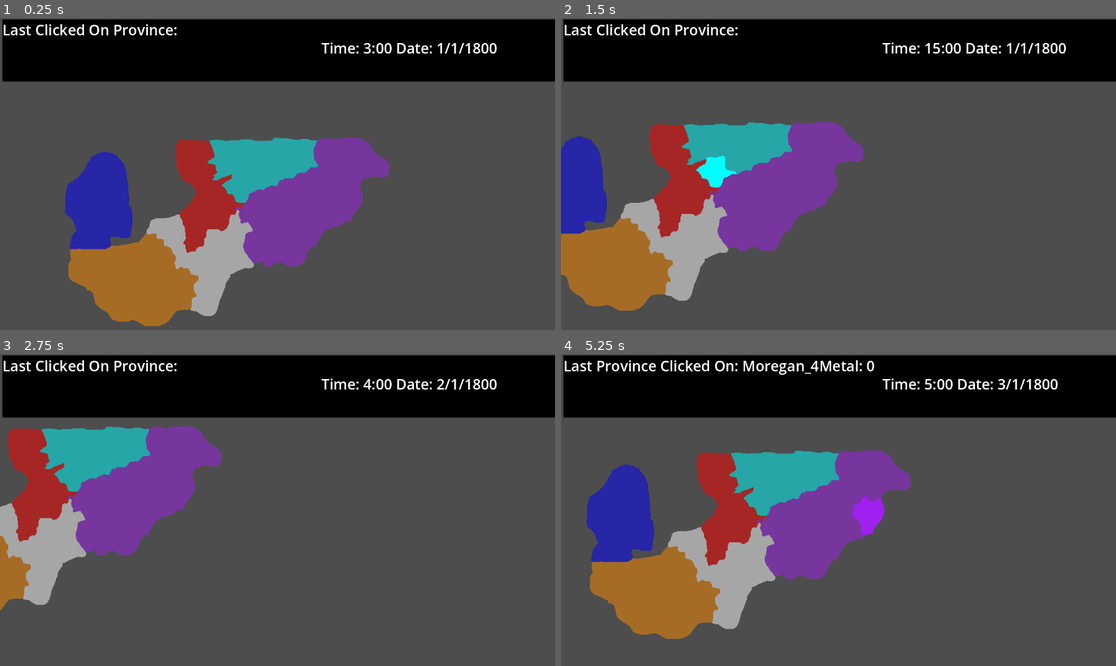
Above: before the commit, frames 1-4 (two rows, left to right).
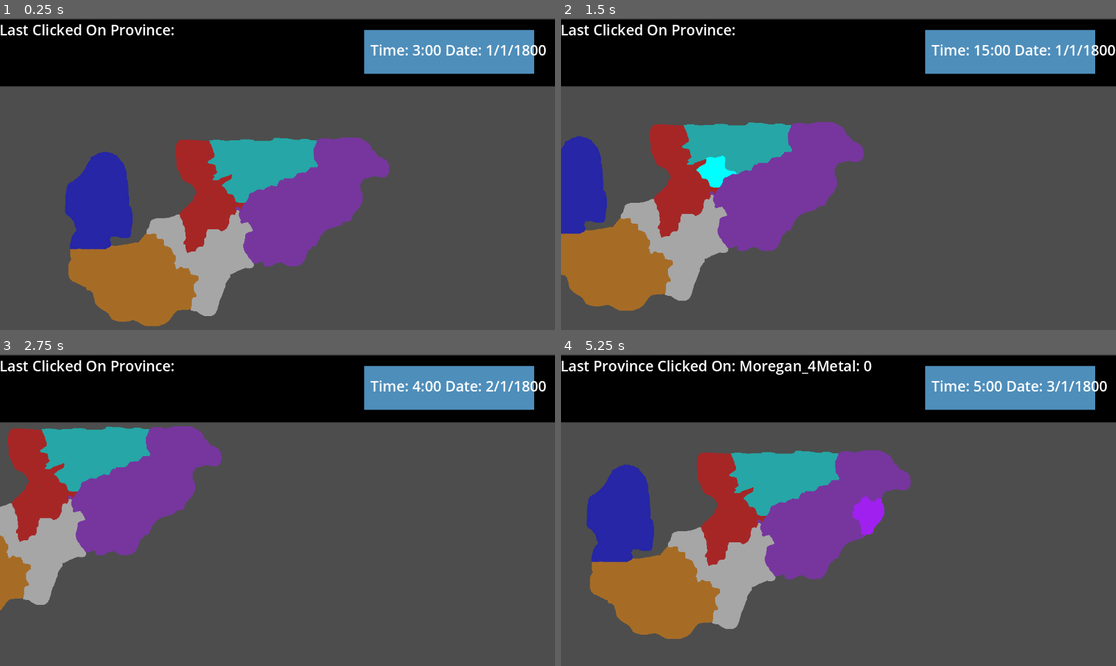
Above: after the commit, the same moments.

Repository: ParkerVetter1/GodotGrandStrategyProject
Game: Godot game, scene res://Scenes/Main.tscn
The game is run twice, just before and just after one commit, with the same random seed, the same clock (stepped at 60 frames per second) and the same inputs.
Inputs (mouse positions are in pixels of both pictures, inside the frame that each line leads up to):
- Up to frame 1 (0.25 s): no input
- Up to frame 2 (1.5 s): move the mouse to (960, 158) at 0.52 s; hold D (MoveRight) 0.53-1.28 s; hold Shift (Shift) 0.53-1.28 s; click (960, 158) at 0.67 s; move the mouse to (727, 189) at 1.27 s; hold S (MoveDown) from 1.28 s (still down); tap Shift (Shift) at 1.35 s
- Up to frame 3 (2.75 s): move the mouse to (333, 441) at 2.02 s; release S (MoveDown) at 2.03 s; hold D (MoveRight) from 2.03 s (still down); hold Shift (Shift) from 2.03 s (still down)
- Up to frame 4 (5.25 s): move the mouse to (810, 572) at 2.77 s; release D (MoveRight) at 2.78 s; release Shift (Shift) at 2.78 s; hold W (MoveUp) 2.78-3.53 s; tap Shift (Shift) at 2.85, 4.35 s; click (810, 572) at 2.92 s; move the mouse to (1005, 556) at 3.52 s; hold Shift (Shift) 3.53-4.28 s; hold A (MoveLeft) 3.53-5.03 s; move the mouse to (672, 463) at 4.27 s; move the mouse to (866, 510) at 5.02 s; hold S (MoveDown) from 5.03 s (still down); hold Shift (Shift) from 5.03 s (still down); click (866, 510) at 5.17 s

The runs differ from the first frame. In frame 1, 7.1% of the frame differs, in the area x 0-100%, y 0-23%; in frame 2, 7.1%; in frame 3, 7.1%; in frame 4, 7.7%.

Commit message:
Update to last commit i added nodes last time now the data is properly stored in an array where each index is its own dictionary of items!

Diff:
--- a/Scenes/Main.tscn
+++ b/Scenes/Main.tscn
@@ -30,7 +30,7 @@
 
 [node name="MainUi" parent="CanvasLayer" instance=ExtResource("5_0227v")]
 unique_name_in_owner = true
-offset_left = 4.0
+offset_left = -1.0
 offset_top = 3.0
 offset_right = 1.0
 offset_bottom = 5.0
--- a/Scenes/MainUI.tscn
+++ b/Scenes/MainUI.tscn
@@ -1,10 +1,13 @@
-[gd_scene load_steps=4 format=3 uid="uid://0vmeeoo6lau4"]
+[gd_scene load_steps=5 format=3 uid="uid://0vmeeoo6lau4"]
 
 [ext_resource type="Script" path="res://Scripts/UIManager.gd" id="1_nf2ua"]
 [ext_resource type="StyleBox" uid="uid://bvhudybkgx0xy" path="res://Layouts/BlackPanel.tres" id="2_uysxf"]
 
 [sub_resource type="LabelSettings" id="LabelSettings_0m8tt"]
 font_size = 30
+
+[sub_resource type="StyleBoxFlat" id="StyleBoxFlat_nkc6b"]
+bg_color = Color(0.305378, 0.557739, 0.731565, 1)
 
 [node name="MainUi" type="Control"]
 layout_mode = 3
@@ -19,13 +22,10 @@
 
 [node name="HeaderUIPanel" type="Panel" parent="."]
 z_index = 8
-layout_mode = 1
-anchors_preset = -1
+layout_mode = 2
 anchor_right = 1.0
-anchor_bottom = 0.199
-offset_left = 0.5
-offset_right = -0.5
-offset_bottom = 0.0479889
+anchor_bottom = 0.215
+offset_bottom = -0.320007
 grow_horizontal = 2
 theme_override_styles/panel = ExtResource("2_uysxf")
 
@@ -39,16 +39,30 @@
 text = "Last Clicked On Province: "
 label_settings = SubResource("LabelSettings_0m8tt")
 
-[node name="TimeAndDate" type="Label" parent="HeaderUIPanel"]
+[node name="Time\'Panel" type="Panel" parent="HeaderUIPanel"]
 layout_mode = 1
 anchors_preset = -1
-anchor_left = 0.576
-anchor_top = 0.295
-anchor_right = 0.899
-anchor_bottom = 0.651
-offset_left = 0.523987
-offset_top = -0.0549965
-offset_right = -0.249023
-offset_bottom = 0.0209961
-text = "Last Clicked On Province: "
+anchor_left = 0.656
+anchor_top = 0.158
+anchor_right = 0.962
+anchor_bottom = 0.813
+offset_left = 0.287964
+offset_top = 0.0379982
+offset_right = -0.224121
+offset_bottom = -0.00700378
+theme_override_styles/panel = SubResource("StyleBoxFlat_nkc6b")
+
+[node name="TimeAndDate" type="Label" parent="HeaderUIPanel/Time\'Panel"]
+layout_mode = 1
+anchors_preset = -1
+anchor_left = 0.037
+anchor_top = 0.22
+anchor_right = 0.986
+anchor_bottom = 0.681
+offset_left = -0.0239849
+offset_top = -0.0200005
+offset_right = -0.0720215
+offset_bottom = 0.0289955
+text = "Time:"
 label_settings = SubResource("LabelSettings_0m8tt")
+max_lines_visible = 1
--- a/Scripts/Main.gd
+++ b/Scripts/Main.gd
@@ -1,6 +1,7 @@
 extends Node2D
 
 @onready var mapImage = %SpriteMap
+@onready var Region_Data_Script = %Region_Data
 
 signal provinceWasClicked
 
@@ -11,8 +12,8 @@
 func _ready() -> void:
 	mapImage.visible = false
 	load_regions()
-	#how to access specific bullshit
-	referenceToAllProvinces[0].resources["Metal"] = 10
+	#load province data into other script
+	Region_Data_Script.createProvinceData()
 
 #the last clickedProvince
 func clickedNode(node):
--- a/Scripts/Province_Area.gd
+++ b/Scripts/Province_Area.gd
@@ -3,13 +3,6 @@
 @onready var province_name = name
 
 signal WasClicked
-
-var resources = {"Wood" : 0
-				,"Stone" : 0
-				,"Metal" : 0
-				,"hasTown" : false
-				,"hasArmy" : false
-				,"Population" : 0}
 
 # Called when the node enters the scene tree for the first time.
 func _ready() -> void:
--- a/Scripts/TickTimeSystem.gd
+++ b/Scripts/TickTimeSystem.gd
@@ -2,27 +2,63 @@
 
 @onready var Main = self.get_parent()
 @onready var timeAndDate = get_parent().find_child("CanvasLayer").get_child(0).get_child(0).find_child("TimeAndDate")
+
+var isprocessed = false
+var provinceReferences
 
 var date = {"Hour" : 1
 			,"Day" : 1
 			,"Month" : 1
 			,"Year" : 1800}
 
+# Need this to be not 1 dictionary but the template of 1 i can copy and assign to each province
+var provinceVariables = {"Wood" : 0
+						,"Stone" : 0
+						,"Metal" : 0
+						,"hasTown" : false
+						,"hasArmy" : false
+						,"Population" : 0
+						,"Owner" : 0
+						,"ProvinceName": " "}
+
 # Called when the node enters the scene tree for the first time.
 func _ready() -> void:
-	var provinceReferences = Main.referenceToAllProvinces
+	provinceReferences = Main.referenceToAllProvinces
 
-var isprocessed = false
 # Called every frame. 'delta' is the elapsed time since the previous frame.
 func _process(delta: float) -> void:
 	if isprocessed:
 		timeAndDate.text = "Time: " + str(date["Hour"])+ ":00 " + "Date: " + str(date["Day"]) + "/" + str(date["Month"]) + "/" + str(date["Year"])
+
+#controls all data in provinces
+########### Province Data ###########
+var allProvincesData = []
+func createProvinceData():
+	for n in range(provinceReferences.size()):
+		# Make a copy of provinceVariables for each province
+		var new_province_data = provinceVariables.duplicate()
+		# Assign province name to the new dictionary
+		new_province_data["ProvinceName"] = provinceReferences[n].name
+		# Append the dictionary to the array
+		allProvincesData.append(new_province_data)
+
+########### Province Data ###########
+
+########### Region Data ###########
+var allRegionsData = []
+
+########### Region Data ###########
+
+########### Time ###########
 
 func _on_timer_timeout() -> void:
 	hourUp()
 	isprocessed = true
 
 func hourUp():
+	for n in allProvincesData.size():
+		pass
+		#allProvincesData[n]["Metal"] += 1
 	if date["Hour"] < 24:
 		date["Hour"] += 1
 	else:
@@ -30,6 +66,7 @@
 		dayUp()
 
 func dayUp():
+
 	if date["Day"] < 31:
 		date["Day"] += 1
 	else:
@@ -37,6 +74,7 @@
 		monthUp()
 
 func monthUp():
+
 	if date["Month"] < 12:
 		date["Day"] += 1
 	else:
@@ -44,4 +82,7 @@
 		yearUp()
 
 func yearUp():
+
 	date["Year"] += 1
+
+########### Time ###########
--- a/Scripts/UIManager.gd
+++ b/Scripts/UIManager.gd
@@ -1,19 +1,30 @@
 extends Control
 
+#needs to be the path to ClickedOnProvince
 @onready var label = $HeaderUIPanel/ClickedOnProvince
 
 var clickedOnNode
+var locationOfData
 var clickedHappened = false
+var Region_Data
 
 # Called when the node enters the scene tree for the first time.
 func _ready() -> void:
 	var MainNode = self.get_parent().get_parent()
+	Region_Data = MainNode.find_child("Region_Data")
 	MainNode.connect("provinceWasClicked", Callable(self, "clickedNode"))
 
-func clickedNode(nameOfNodeClicked):
+func clickedNode(nodeThatWasClicked):
 	clickedHappened = true
-	clickedOnNode = nameOfNodeClicked
+	clickedOnNode = nodeThatWasClicked
+	var size = Region_Data.allProvincesData.size()
+	var provinceName
+	for n in size:
+		provinceName = Region_Data.allProvincesData[n]["ProvinceName"]
+		if nodeThatWasClicked.name == provinceName:
+			locationOfData = n
+			break
 
 func _process(delta: float) -> void:
 	if clickedHappened:
-		label.text = "Last Province Clicked On: " + clickedOnNode.name + "Metal: " + str(clickedOnNode.resources["Metal"])
+		label.text = "Last Province Clicked On: " + clickedOnNode.name + "Metal: " + str(Region_Data.allProvincesData[locationOfData]["Metal"])
